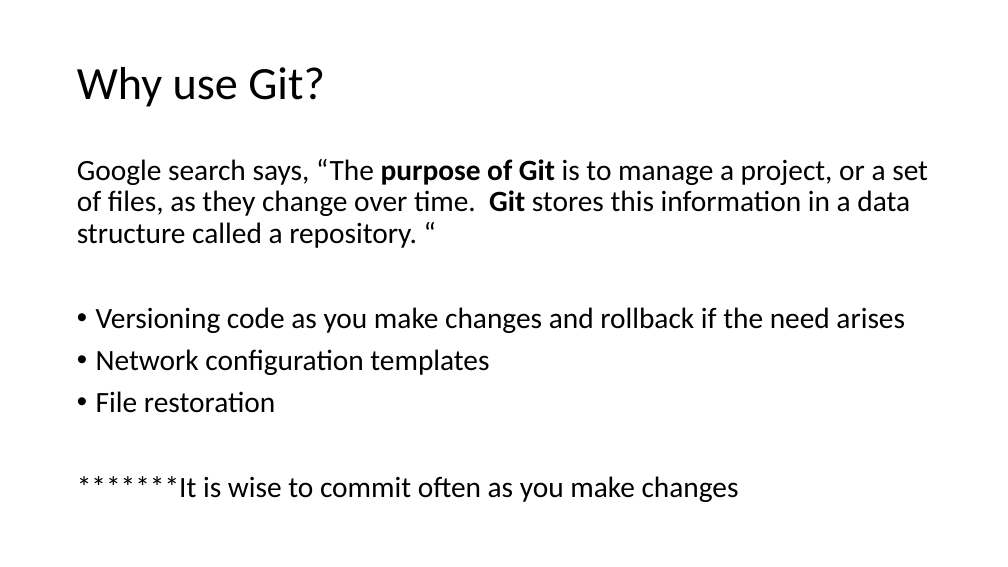
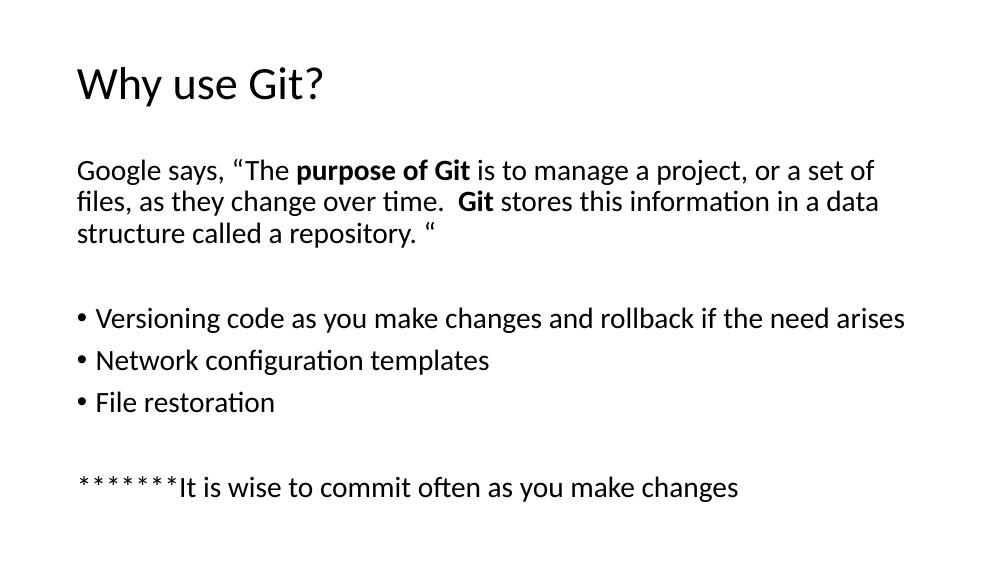
Before and after one commit to spirrello/devshow, a slide deck: slide 2 of Git101.pptx. Drawn at 1008x567 pixels with LibreOffice and Linux fonts; fonts in the diff are those of the drawing. Boxes give left, top, right and bottom in pixels: in the first picture for what was removed or moved away, otherwise in the second. Text is boxed around its words. In the diff, an @@ line names an element or a change of style, - is before the commit and + after.

```diff
--- a/Git101.pptx
+++ b/Git101.pptx
@@ text at [77, 159, 879, 248]: text changed @@
-Google search says, “The purpose of Git is to manage a project, or a set of files, as they change over time. Git stores this information in a data structure called a repository. “
+Google says, “The purpose of Git is to manage a project, or a set of files, as they change over time. Git stores this information in a data structure called a repository. “
```
Also in this commit, not shown: 3 other slides changed, 2 slides added.
